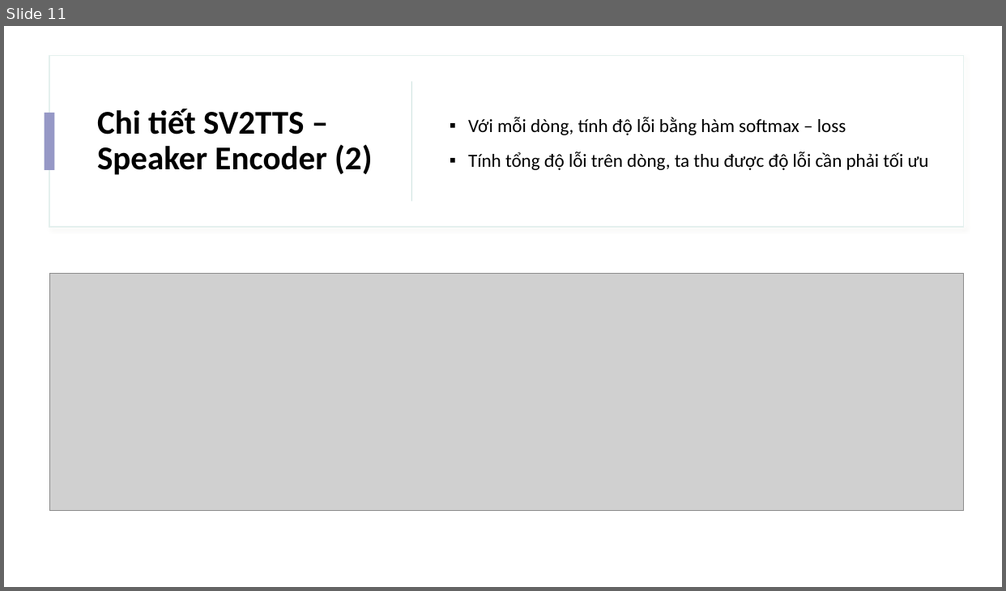
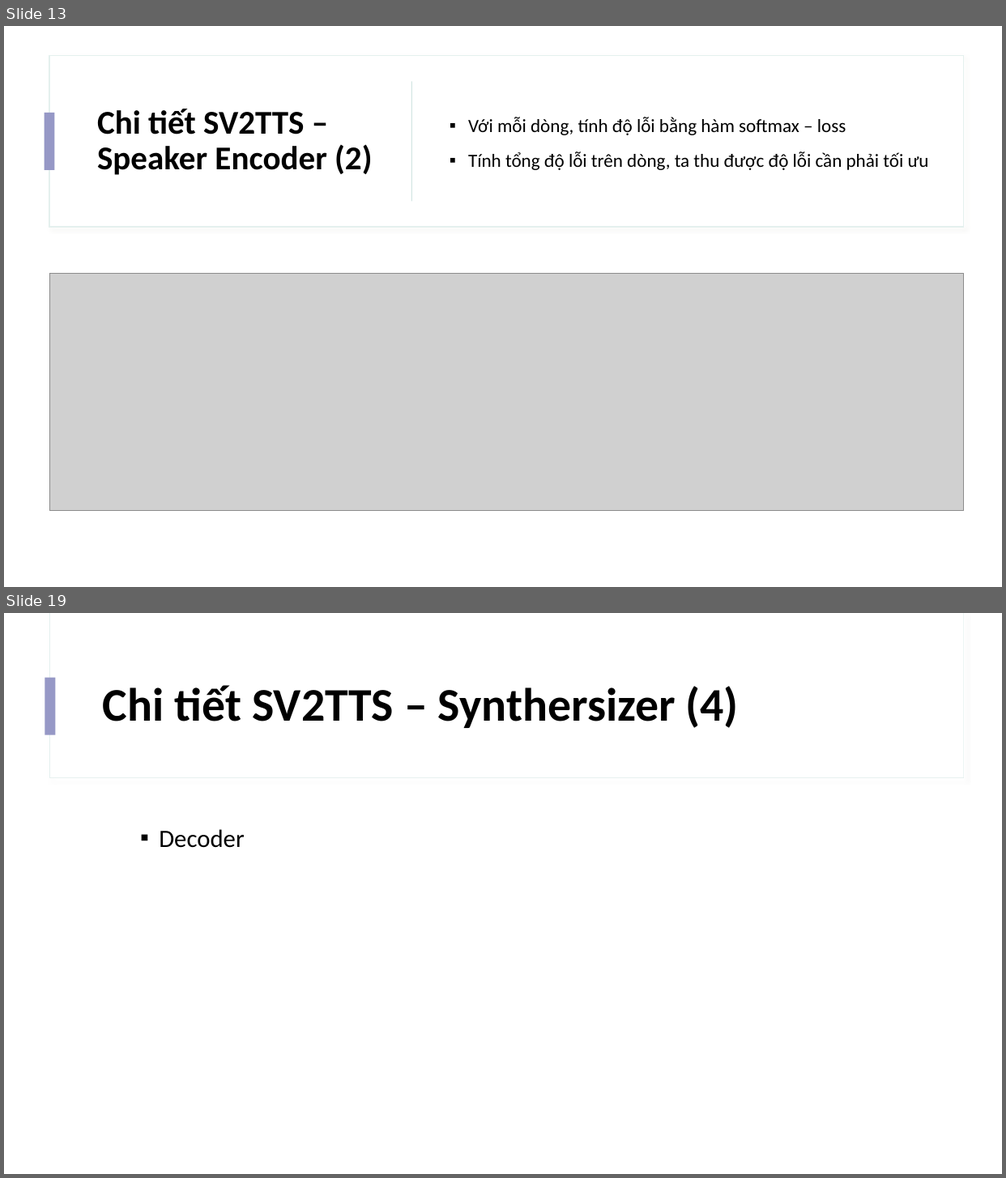
Before and after one commit to IrisStream/Machine-Learning, a slide deck: Voice_Cloning/Slide.pptx. Shown one above the other, each under a label of ours: slide 11 before the commit, slides 13 and 19 after it; the slides between them are not shown. The pictures are 1006x591 and 1006x1178 pixels, drawn with LibreOffice and Linux fonts; fonts in the diff are those of the drawing; grey boxes stand for pictures. Boxes give left, top, right and bottom in pixels: in the first picture for what was removed or moved away, otherwise in the second. Text is boxed around its words. In the diff, an @@ line names an element or a change of style, - is before the commit and + after.

```diff
--- a/Voice_Cloning/Slide.pptx
+++ b/Voice_Cloning/Slide.pptx
@@ slide 19 added at <box>4,613,1002,1174</box>, background #FFFFFF; not listed: 2 template elements that a slide beside it also shows @@
@@ rectangle added at <box>45,677,56,735</box>, fill #9698C6 @@
@@ title added at <box>103,685,739,728</box>, 45 pt, text #000000, bold @@
+Chi tiết SV2TTS – Synthersizer (4)
@@ text added at <box>159,829,244,848</box>, 24 pt, text #000000 @@
+  ▪ Decoder
@@ what was slide 11 is now slide 13 @@
```
Also in this commit, not shown: 2 slides changed, 6 other slides added.
